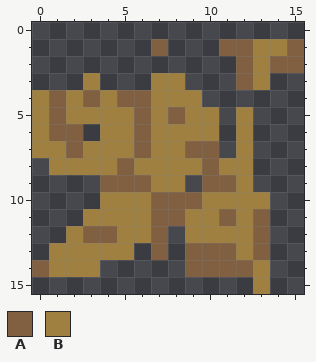
Two states of a pixel-art sprite, assets/potato_peels.png. The picture above was drawn from the file before the commit.
The file is 16x16 pixels.
Palette (. is transparent): A #806040  B #a08040
Pixels before, first column x 0:
 1 .......A...AABBA
 2 ............ABAA
 3 ...B...BB...AB..
 4 BABABAABBB......
 5 BABBBBABABB.B...
 6 BAA.BBABBBB.B...
 7 BBABBBABBAA.B...
 8 .BBBBABBBBABB...
 9 ....AAABB.AAB...
10 ....BBBAAABBBB..
11 ...BBBBAABBABA..
12 ..BAABBA.BBBBA..
13 .BBBBB.A.AAABA..
14 ABBB.....AAAAB..
15 .............B..
The result:
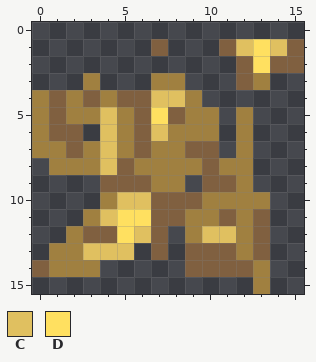
Colours new in this view: C #e0c060  D #ffe060
Difference:
Colour A becomes colour C in row 1 at x 12.
Colour B becomes colour C in row 1 at x 14; in row 4 at x 7 to 8; in row 5 at x 4; in row 6 at x 4 and 7; in rows 7 to 8 at x 4; in row 10 at x 5 to 6.
Colour B becomes colour C in row 11 at x 4; in row 12 at x 6 and 10 to 11; in row 13 at x 3 to 5.
Colour B becomes colour D in rows 1 to 2 at x 13; in row 5 at x 7; in row 11 at x 5 to 6; in row 12 at x 5.
Boxes around the changes in both pictures, in picture pixels (x1, y1, x2, y2):
changed: (236, 39, 287, 73)
changed: (83, 90, 236, 260)
